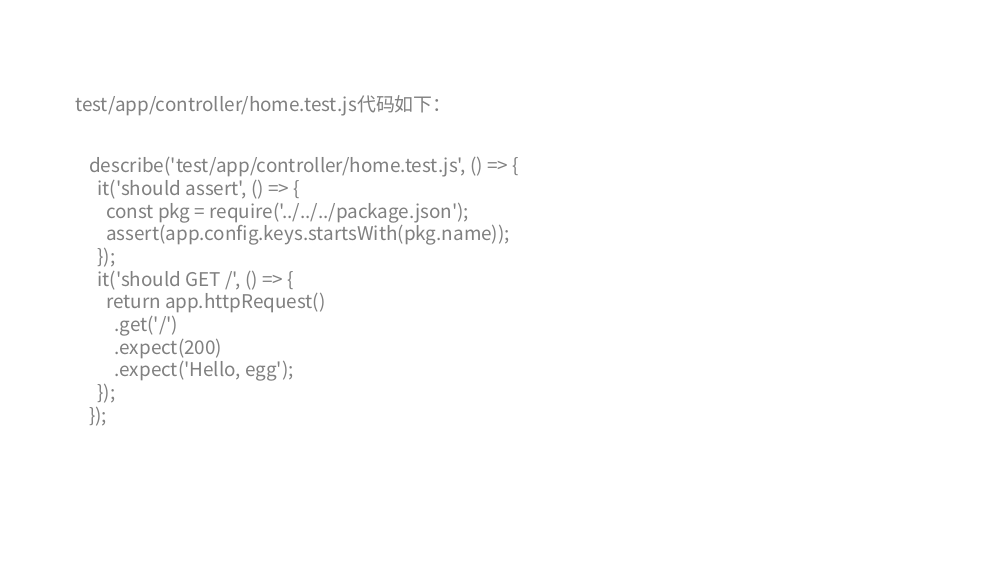
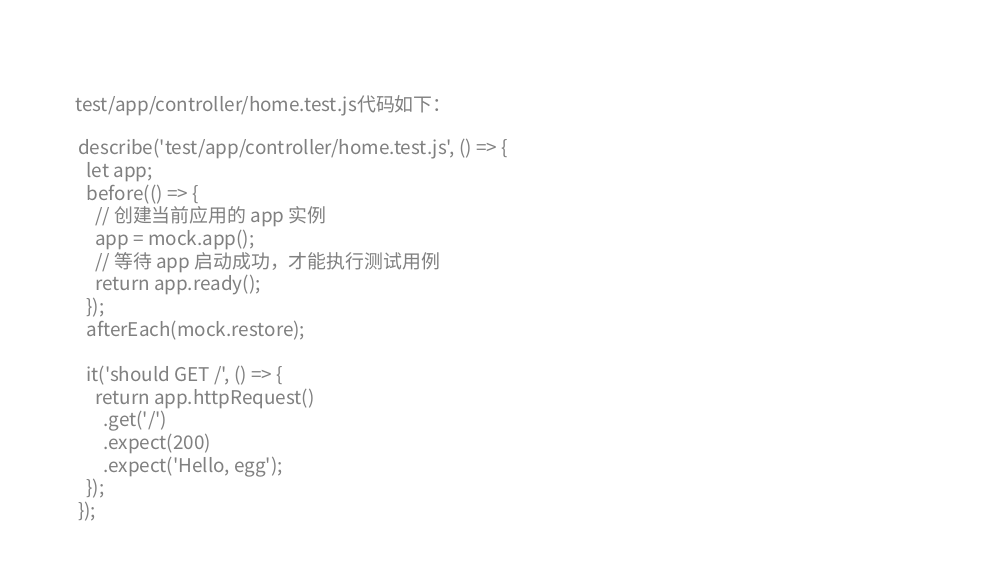
Before and after one commit to xtsong/egg-project, a slide deck: slide 21 of doc/探索Eggjs之路.pptx. Drawn at 1008x567 pixels with LibreOffice and Linux fonts; fonts in the diff are those of the drawing; background and template pictures are left out. Boxes give left, top, right and bottom in pixels: in the first picture for what was removed or moved away, otherwise in the second. Text is boxed around its words. In the diff, an @@ line names an element or a change of style, - is before the commit and + after.

```diff
--- a/doc/探索Eggjs之路.pptx
+++ b/doc/探索Eggjs之路.pptx
@@ text "describe('test/app/controller/home.test.js', () => {": place and size @@
-text "describe('test/app/controller/home.test.js', () => {" at box(89, 157, 510, 381)
+text "describe('test/app/controller/home.test.js', () => {" at box(78, 139, 455, 477)
@@ text at box(87, 162, 440, 295): text changed @@
-it('should assert', () => {
-const pkg = require('../../../package.json');
-assert(app.config.keys.startsWith(pkg.name));
+let app;
+before(() => {
+// 创建当前应用的 app 实例
+app = mock.app();
+// 等待 app 启动成功，才能执行测试用例
+return app.ready();
@@ text at box(87, 316, 306, 340): paragraph added @@
+afterEach(mock.restore);
```
Also in this commit, not shown: 1 other file.
